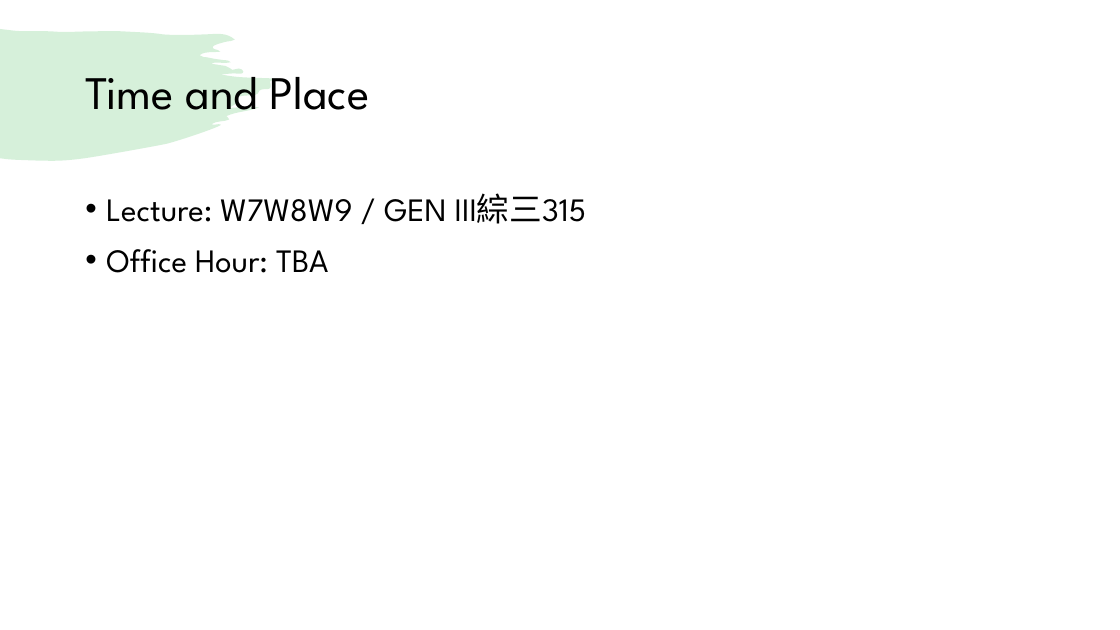
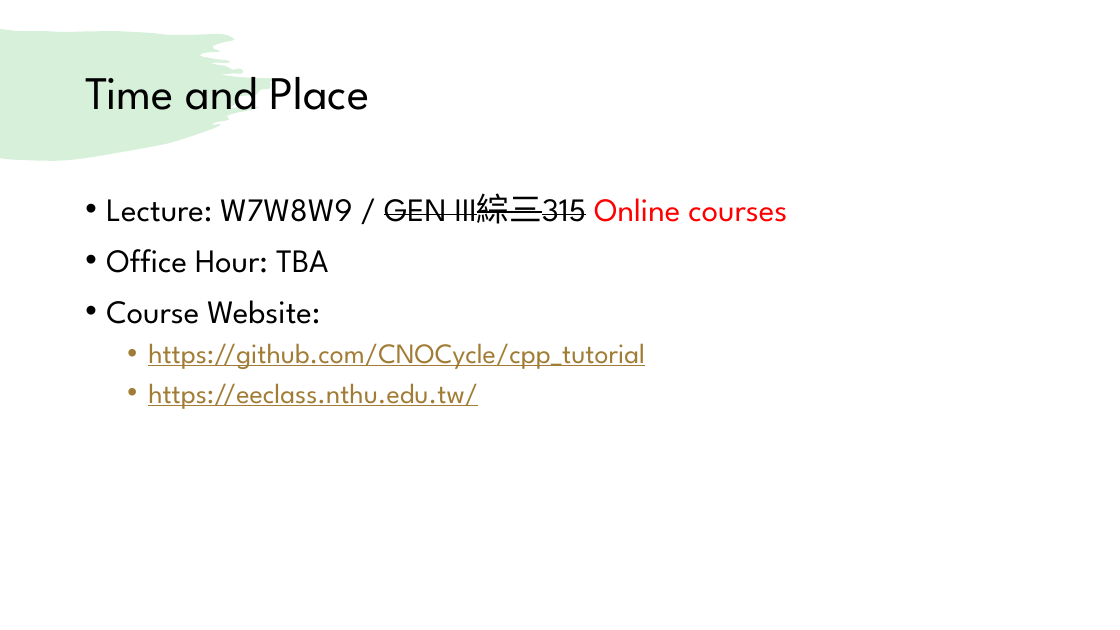
Before and after one commit to CNOCycle/cpp_tutorial, a slide deck: slide 2 of 01-intro/00-intro.pptx. Drawn at 1120x630 pixels with LibreOffice and Linux fonts; fonts in the diff are those of the drawing. Boxes give left, top, right and bottom in pixels: in the first picture for what was removed or moved away, otherwise in the second. Text is boxed around its words. In the diff, an @@ line names an element or a change of style, - is before the commit and + after.

```diff
--- a/01-intro/00-intro.pptx
+++ b/01-intro/00-intro.pptx
@@ text at (106,193,787,224): text changed @@
-• Lecture: W7W8W9 / GEN III綜三315
+• Lecture: W7W8W9 / GEN III綜三315 Online courses
@@ text at (106,300,645,409): paragraphs added @@
+• Course Website:
+  • https://github.com/CNOCycle/cpp_tutorial
+  • https://eeclass.nthu.edu.tw/
```
Also in this commit, not shown: 4 other slides changed, 1 slide added.
